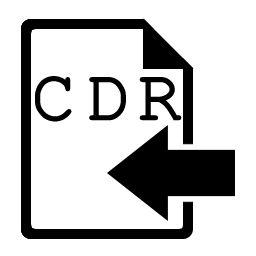
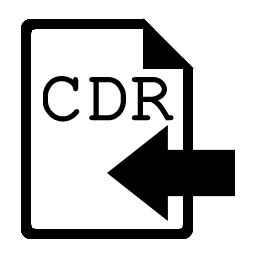
Two versions of the same layered image (256×256). Layer-by-layer changes:
painted on "CDR 副本" over [21, 18, 194, 239]
